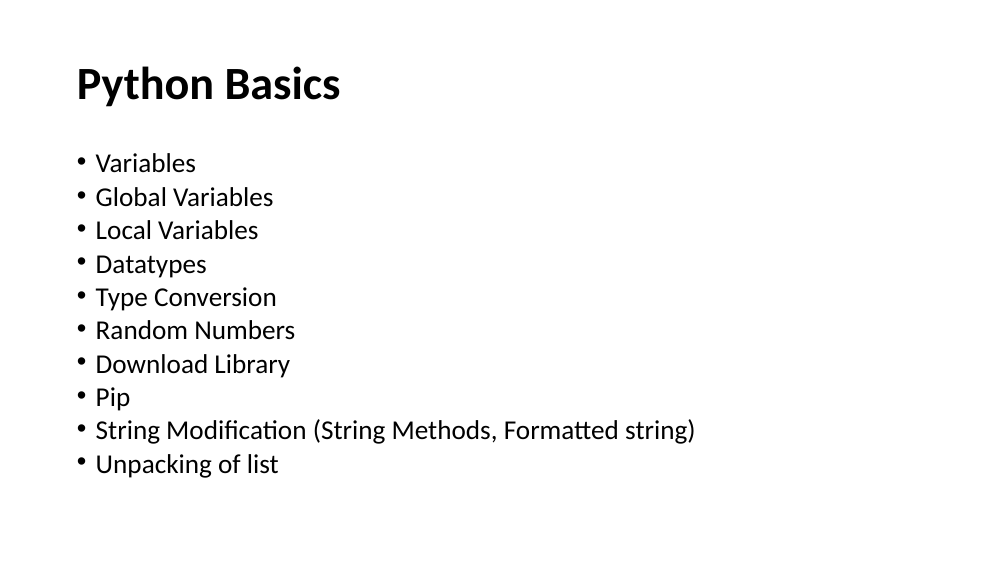
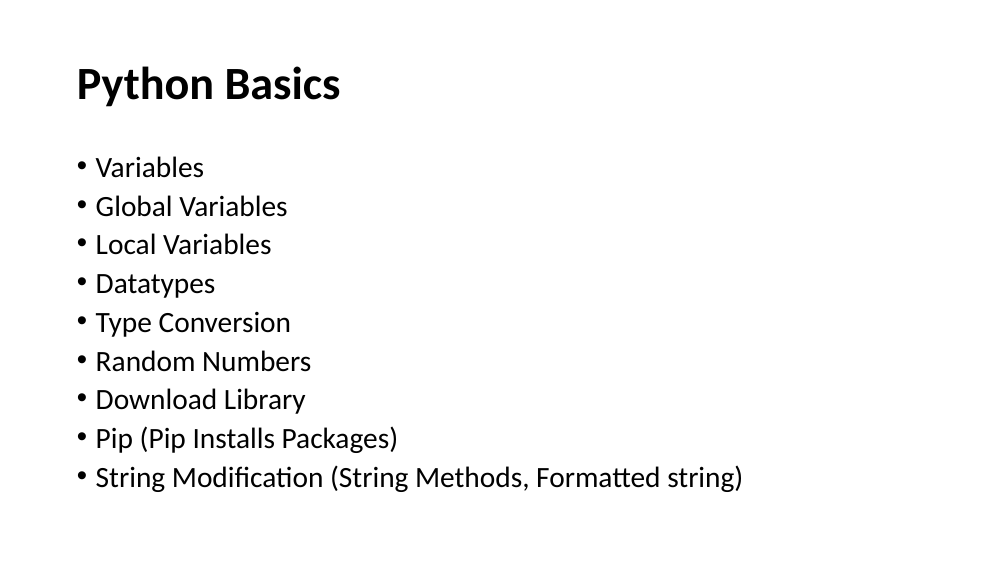
Before and after one commit to hitendradixit/Machine-Learning, a slide deck: slide 5 of SeesionSlides/MACHINE LEARNING Session 1.pptx (slide 4 before the commit). Drawn at 1008x567 pixels with LibreOffice and Linux fonts; fonts in the diff are those of the drawing. Boxes give left, top, right and bottom in pixels: in the first picture for what was removed or moved away, otherwise in the second. Text is boxed around its words. In the diff, an @@ line names an element or a change of style, - is before the commit and + after.

```diff
--- a/SeesionSlides/MACHINE LEARNING Session 1.pptx
+++ b/SeesionSlides/MACHINE LEARNING Session 1.pptx
@@ text at [96,156,743,492]: size 25.9 to 28 pt in "Variables", "Global Variables", "Local Variables", "Datatypes" and 4 more places; line spacing 0.7 to 0.8 @@
@@ text at [96,426,398,453]: text changed; size 25.9 to 28 pt @@
-• Pip
+• Pip (Pip Installs Packages)
@@ text at [96,454,279,478]: paragraph removed @@
-• Unpacking of list
```
Also in this commit, not shown: 1 other slide changed, 17 slides added, 7 slides removed.
